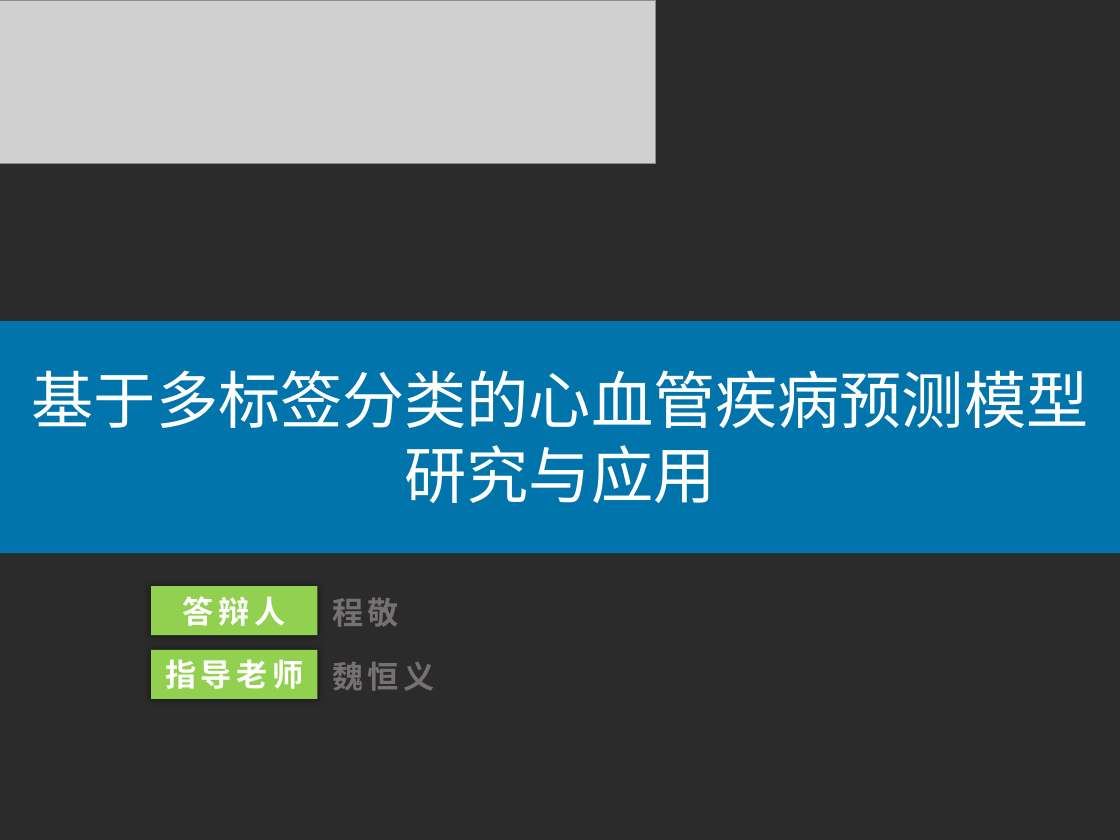
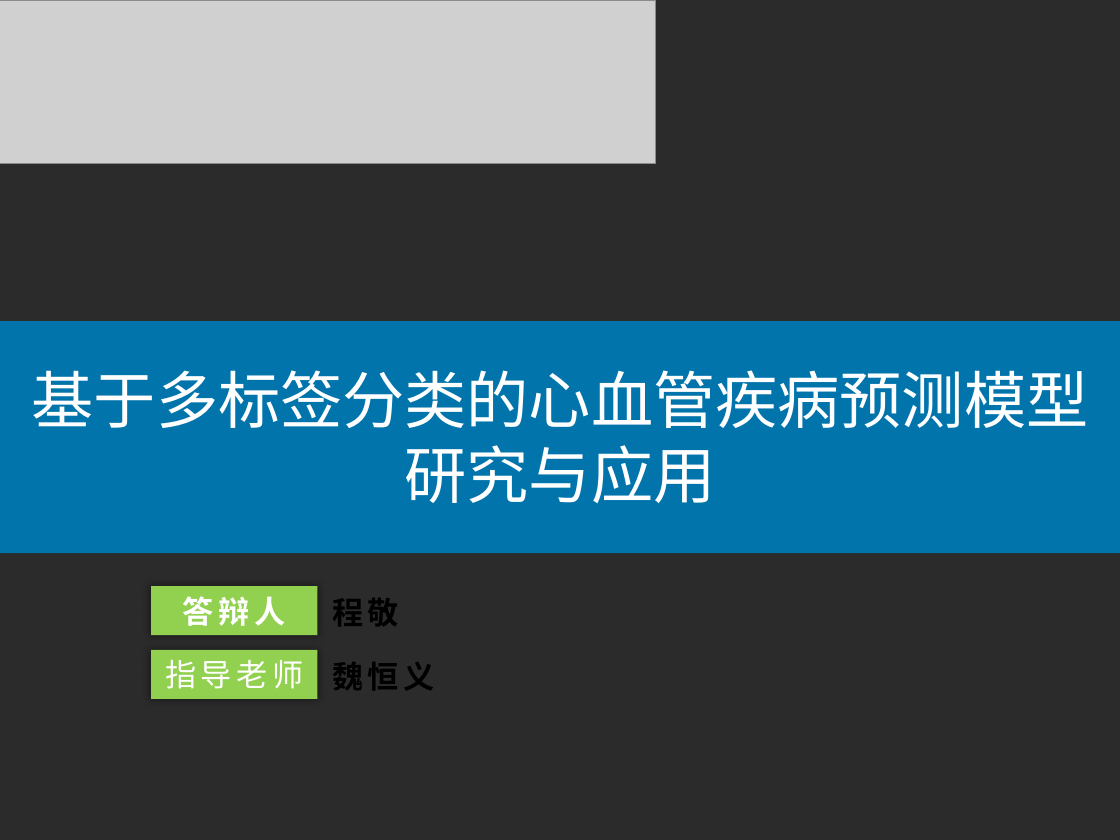
Before and after one commit to j1611328786/Big-Data, a slide deck: slide 1 of 程敬-3115316010-5085班毕业答辩.pptx. Drawn at 1120x840 pixels with LibreOffice and Linux fonts; fonts in the diff are those of the drawing; grey boxes stand for pictures; background and template pictures are left out; a plain dark background stands for a picture behind light text. Boxes give left, top, right and bottom in pixels: in the first picture for what was removed or moved away, otherwise in the second. Text is boxed around its words. In the diff, an @@ line names an element or a change of style, - is before the commit and + after.

```diff
--- a/程敬-3115316010-5085班毕业答辩.pptx
+++ b/程敬-3115316010-5085班毕业答辩.pptx
@@ text "程敬" at [332, 598, 399, 626]: text colour #767171 to #000000 @@
@@ rectangle "指导老师" at [151, 650, 317, 699]: bold off @@
@@ text "魏恒义" at [332, 662, 435, 690]: text colour #767171 to #000000 @@
```
Also in this commit, not shown: 17 other slides changed, 7 slides added, 3 slides removed, 1 other file.
